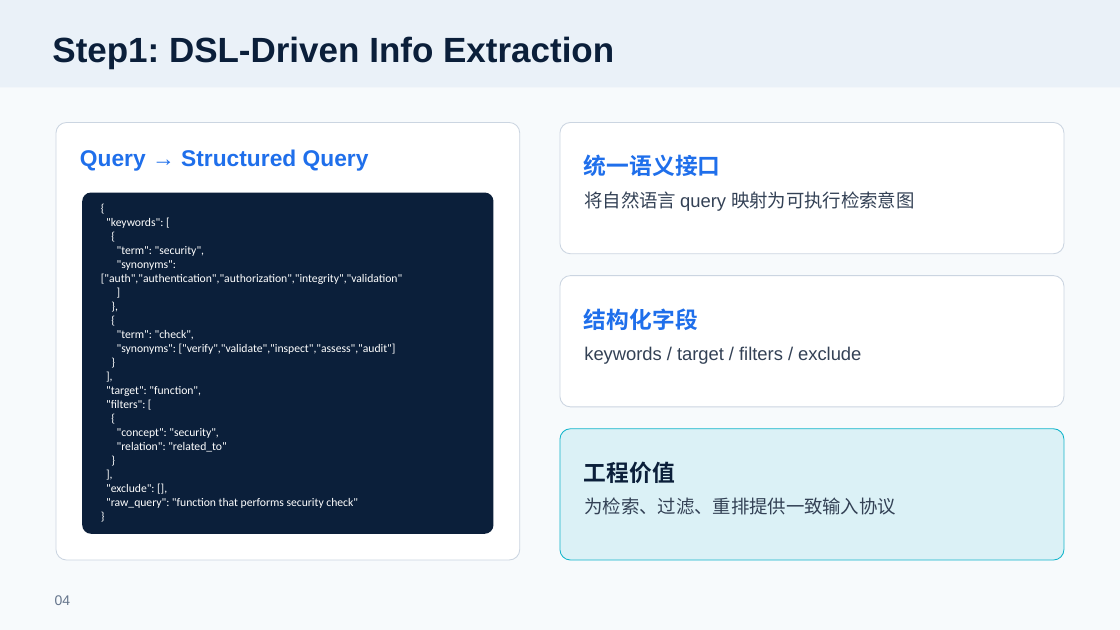
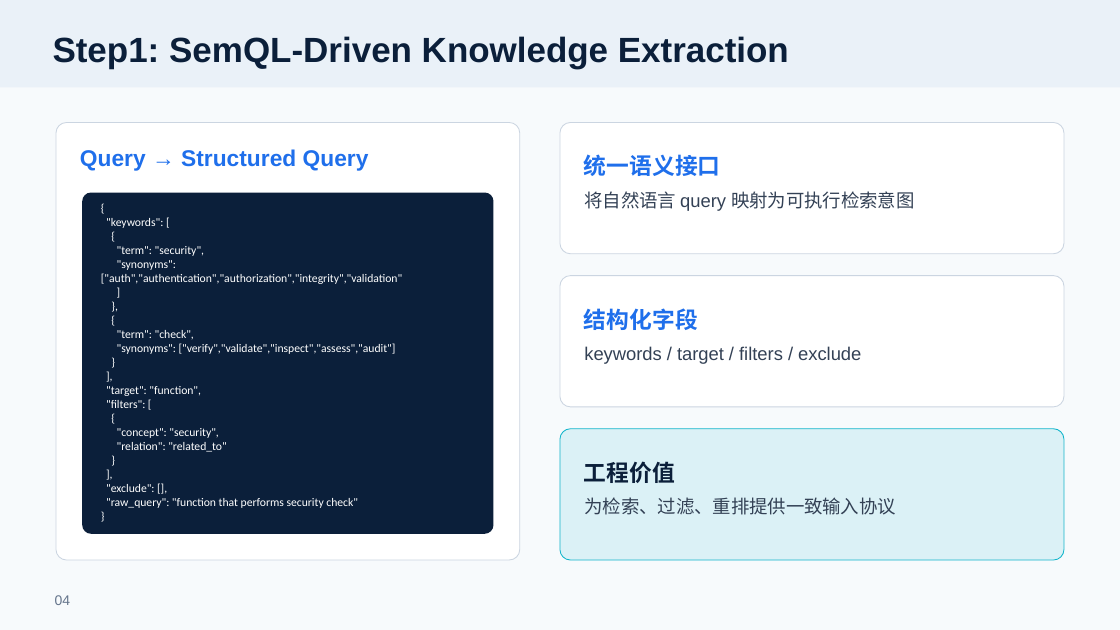
Before and after one commit to FDSE-IntelliDev/CodeSense, a slide deck: slide 5 of code_search例会报告_509.pptx. Drawn at 1120x630 pixels with LibreOffice and Linux fonts; fonts in the diff are those of the drawing. Boxes give left, top, right and bottom in pixels: in the first picture for what was removed or moved away, otherwise in the second. Text is boxed around its words. In the diff, an @@ line names an element or a change of style, - is before the commit and + after.

```diff
--- a/code_search例会报告_509.pptx
+++ b/code_search例会报告_509.pptx
@@ text at bbox=[53, 36, 789, 69]: text changed @@
-Step1: DSL-Driven Info Extraction
+Step1: SemQL-Driven Knowledge Extraction
```
Also in this commit, not shown: 1 other slide changed, 6 other files.
